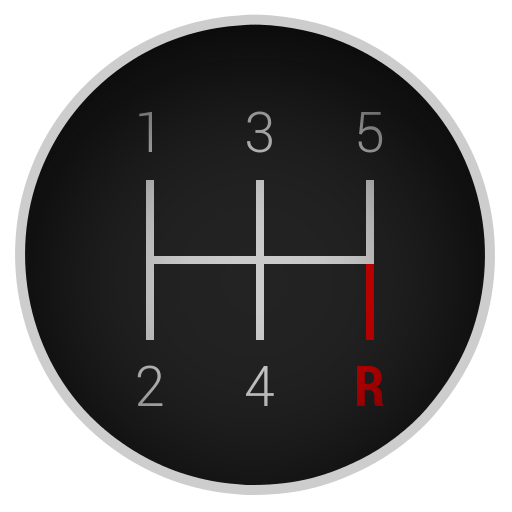
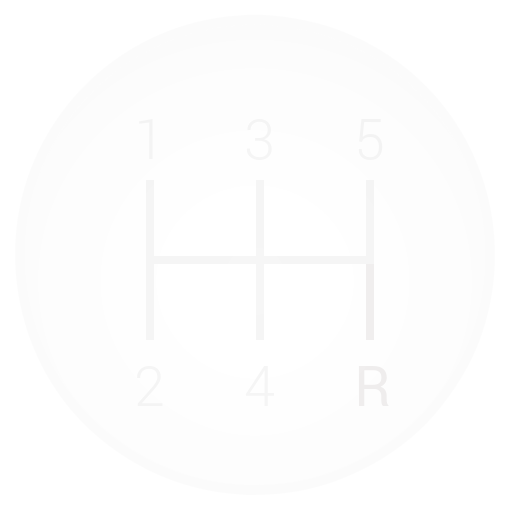
Layer changes from the first 512px x 512px image to the second:
added group "Watermark" with 13 layers above "Regular" over [15, 14, 495, 495]
added group "Outer" (7%) with 2 layers in group "Watermark" over [15, 14, 495, 495]
added layer "outer border #1" in group "Outer" over [15, 14, 495, 495]
added layer "Layer #1" (40%) in group "Outer" over [22, 22, 488, 488]
added group "Gears group" (8%) with 8 layers in group "Watermark" over [137, 119, 389, 406]
added layer "4 #1" in group "Gears group" over [245, 366, 275, 406]
added layer "2 #1" in group "Gears group" over [137, 366, 163, 406]
added layer "5 #1" in group "Gears group" over [358, 119, 383, 160]
added layer "3 #1" in group "Gears group" over [246, 119, 272, 160]
added layer "1 #1" in group "Gears group" over [139, 119, 153, 159]
added layer "R #1" in group "Gears group" over [358, 366, 389, 406]
added layer "Reverse Gear" in group "Gears group" over [366, 264, 374, 340]
added layer "Gears #1" in group "Gears group" over [146, 180, 374, 340]
moved "outer border" into group "Regular" over [15, 14, 495, 495]
moved "Layer" into group "Regular" over [22, 22, 488, 488]
moved "4" into group "Regular" over [245, 366, 274, 406]
moved "2" into group "Regular" over [137, 365, 163, 406]
moved "5" into group "Regular" over [358, 112, 383, 153]
moved "3" into group "Regular" over [247, 111, 272, 153]
moved "1" into group "Regular" over [139, 111, 153, 152]
moved "R" into group "Regular" over [357, 366, 384, 406]
moved "Gears" into group "Regular" over [146, 180, 374, 340]
moved "background" into group "Regular" over [22, 22, 488, 488]
